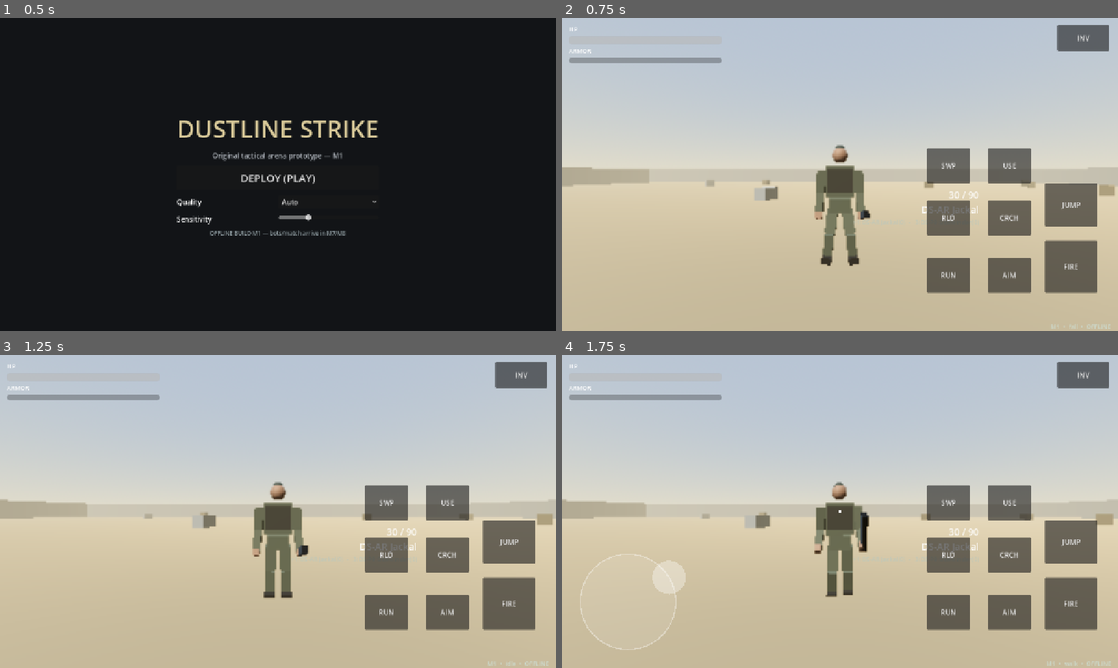
Above: before the commit, frames 1-4 (two rows, left to right).
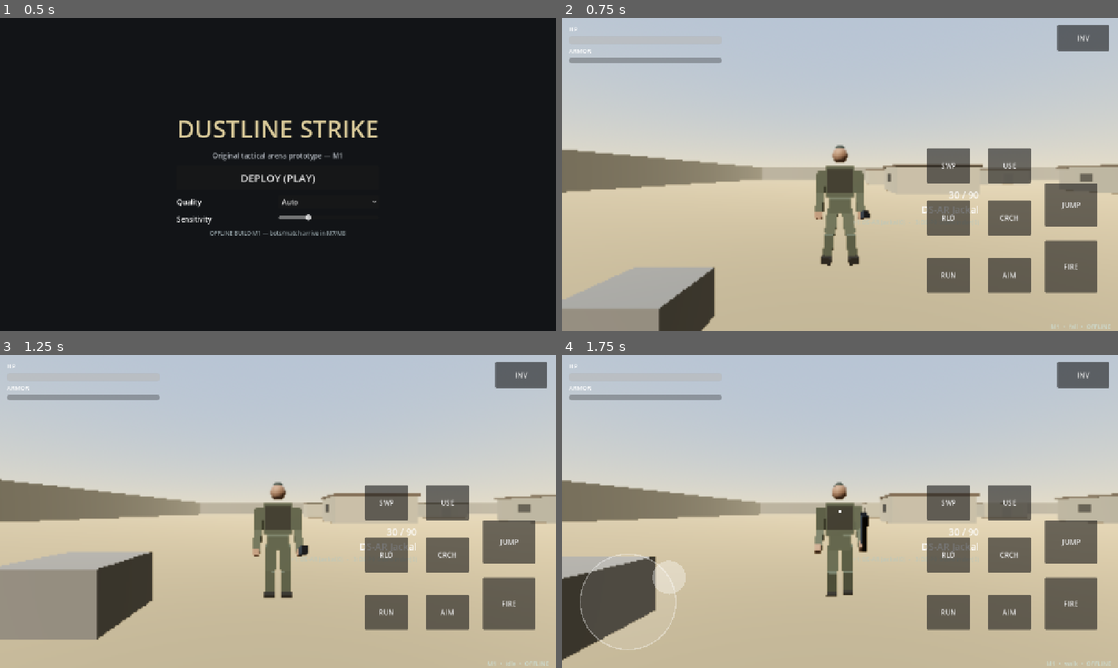
Above: after the commit, the same moments.

Repository: Srizvi786/New-repo
Game: Godot game, scene res://main/Main.tscn
Two runs of this game, one before a commit and one after it. Both use one fixed random seed, a clock stepped at 60 frames per second and the inputs below.
Inputs (mouse positions are in pixels of both pictures, inside the frame that each line leads up to):
- Up to frame 1 (0.5 s): no input
- Up to frame 2 (0.75 s): click "DEPLOY (PLAY)" at 0.5 s
- Up to frame 3 (1.25 s): no input
- Up to frame 4 (1.75 s): tap Enter at 1.25 s; drag from (628, 602) to (895, 442) at 1.27 s

Frame 1 is identical in both runs. In frame 2, 9.4% of the frame differs, in the area x 0-100%, y 41-100%; in frame 3, 12%, in the area x 0-100%, y 39-92%; in frame 4, 8.9%.
Error in both runs: Invalid call. Nonexistent 'int' constructor. (res://src/weapons/WeaponInventory.gd:29)

Commit message:
feat: milestone 6 battle map with districts buildings vegetation and loot spawns

Diff:
--- a/src/core/GameManager.gd
+++ b/src/core/GameManager.gd
@@ -5,7 +5,8 @@
 enum State { BOOT, MENU, LOADING, PLAYING, RESULTS }
 
 var state: int = State.BOOT
-var arena_path: String = "res://src/environment/TestArena.tscn"
+var arena_path: String = "res://src/environment/BattleMap.tscn"
+var skirmish_path: String = "res://src/environment/TestArena.tscn" # dev quick-test scene
 var last_result: Dictionary = {}
 
 signal state_changed(new_state: int)
--- /dev/null
+++ b/src/environment/BattleMap.gd
@@ -0,0 +1,316 @@
+extends Node3D
+## BattleMap — M6 original 400x400m battleground.
+## Districts: town (houses), industrial (warehouses/crates/tanks),
+## compound (walled base), fields + forest. Shared materials, box collision,
+## MultiMesh vegetation, loot/spawn points, bounds for zone (M9).
+
+const SIZE := 400.0
+const HALF := 200.0
+
+var loot_points: Array = []
+var spawn_points: Array = []
+var _mats: Dictionary = {}
+
+func _ready() -> void:
+	_make_mats()
+	_build_sky()
+	_build_ground()
+	_build_roads()
+	_build_town()
+	_build_industrial()
+	_build_compound()
+	_build_vegetation()
+	_build_perimeter()
+	_build_spawns()
+	if has_node("/root/QualityManager"):
+		get_node("/root/QualityManager").call("apply_to_light", $Sun)
+		var qm := get_node("/root/QualityManager")
+		if int(qm.get("current")) == 0 and has_node("Veg/Grass"):
+			$Veg/Grass.visible = false
+
+func get_loot_points() -> Array:
+	return loot_points
+
+func get_spawn_points() -> Array:
+	return spawn_points
+
+func get_spawn_transform() -> Transform3D:
+	if spawn_points.is_empty():
+		return Transform3D(Basis(), Vector3(0, 1.2, 6))
+	var p: Vector3 = spawn_points[randi() % spawn_points.size()]
+	return Transform3D(Basis(), p + Vector3(0, 1.2, 0))
+
+func get_map_bounds() -> Rect2:
+	return Rect2(-HALF, -HALF, SIZE, SIZE)
+
+# ------------------------------------------------------------- materials
+func _make_mats() -> void:
+	_mats["ground"] = _mat(Color(0.55, 0.48, 0.36), 0.95)
+	_mats["road"] = _mat(Color(0.22, 0.22, 0.23), 0.95)
+	_mats["wall"] = _mat(Color(0.62, 0.58, 0.5), 0.9)
+	_mats["wall2"] = _mat(Color(0.5, 0.42, 0.32), 0.9)
+	_mats["roof"] = _mat(Color(0.35, 0.28, 0.22), 0.85)
+	_mats["metal"] = _mat(Color(0.4, 0.45, 0.5), 0.5, 0.6)
+	_mats["crate"] = _mat(Color(0.4, 0.34, 0.22), 0.85)
+	_mats["dark"] = _mat(Color(0.12, 0.13, 0.15), 0.8)
+	_mats["tank"] = _mat(Color(0.55, 0.3, 0.2), 0.6, 0.3)
+	_mats["trunk"] = _mat(Color(0.3, 0.22, 0.15), 0.95)
+	_mats["leaf"] = _mat(Color(0.25, 0.42, 0.22), 0.9)
+	_mats["rock"] = _mat(Color(0.45, 0.43, 0.4), 0.95)
+	_mats["grass"] = _mat(Color(0.45, 0.55, 0.3), 0.9)
+
+func _mat(c: Color, r: float = 0.9, m: float = 0.0) -> StandardMaterial3D:
+	var mm := StandardMaterial3D.new()
+	mm.albedo_color = c
+	mm.roughness = r
+	mm.metallic = m
+	return mm
+
+# ------------------------------------------------------------- helpers
+func _solid(parent: Node3D, pos: Vector3, size: Vector3, mat: Material, rot_y: float = 0.0) -> StaticBody3D:
+	var b := StaticBody3D.new()
+	b.position = pos
+	b.rotation.y = rot_y
+	var mi := MeshInstance3D.new()
+	var bm := BoxMesh.new()
+	bm.size = size
+	bm.material = mat
+	mi.mesh = bm
+	b.add_child(mi)
+	var col := CollisionShape3D.new()
+	var bs := BoxShape3D.new()
+	bs.size = size
+	col.shape = bs
+	b.add_child(col)
+	parent.add_child(b)
+	return b
+
+func _deco_box(parent: Node3D, pos: Vector3, size: Vector3, mat: Material) -> MeshInstance3D:
+	var mi := MeshInstance3D.new()
+	var bm := BoxMesh.new()
+	bm.size = size
+	bm.material = mat
+	mi.mesh = bm
+	mi.position = pos
+	parent.add_child(mi)
+	return mi
+
+# ------------------------------------------------------------- sky/ground
+func _build_sky() -> void:
+	var we := $WorldEnvironment as WorldEnvironment
+	var env := Environment.new()
+	var sky := Sky.new()
+	var mat := ProceduralSkyMaterial.new()
+	mat.sky_top_color = Color(0.35, 0.52, 0.72)
+	mat.sky_horizon_color = Color(0.78, 0.72, 0.6)
+	mat.ground_bottom_color = Color(0.3, 0.26, 0.2)
+	mat.ground_horizon_color = Color(0.65, 0.6, 0.5)
+	mat.sun_angle_max = 12.0
+	sky.sky_material = mat
+	env.background_mode = Environment.BG_SKY
+	env.sky = sky
+	env.ambient_light_source = Environment.AMBIENT_SOURCE_SKY
+	env.ambient_light_energy = 0.7
+	env.tonemap_mode = Environment.TONE_MAPPER_ACES
+	env.tonemap_exposure = 1.05
+	env.fog_enabled = true
+	env.fog_light_color = Color(0.72, 0.68, 0.58)
+	env.fog_density = 0.004
+	env.fog_sky_affect = 0.4
+	we.environment = env
+	var sun := $Sun as DirectionalLight3D
+	sun.rotation_degrees = Vector3(-48, -30, 0)
+	sun.light_energy = 1.15
+	sun.light_color = Color(1.0, 0.95, 0.87)
+	sun.shadow_enabled = true
+
+func _build_ground() -> void:
+	var g := StaticBody3D.new()
+	g.name = "Ground"
+	var mi := MeshInstance3D.new()
+	var pm := PlaneMesh.new()
+	pm.size = Vector2(SIZE, SIZE)
+	pm.material = _mats["ground"]
+	mi.mesh = pm
+	g.add_child(mi)
+	var col := CollisionShape3D.new()
+	var bs := BoxShape3D.new()
+	bs.size = Vector3(SIZE, 1, SIZE)
+	col.shape = bs
+	col.position.y = -0.5
+	g.add_child(col)
+	add_child(g)
+
+func _build_roads() -> void:
+	var r := Node3D.new()
+	r.name = "Roads"
+	add_child(r)
+	_deco_box(r, Vector3(0, 0.02, 0), Vector3(10, 0.05, SIZE), _mats["road"])
+	_deco_box(r, Vector3(0, 0.02, 0), Vector3(SIZE, 0.05, 10), _mats["road"])
+
+func _house(parent: Node3D, x: float, z: float, rot: float) -> void:
+	var h := Node3D.new()
+	h.position = Vector3(x, 0, z)
+	h.rotation.y = rot
+	parent.add_child(h)
+	var w: Material = _mats["wall"]
+	# floor + roof
+	_solid(h, Vector3(0, 0.1, 0), Vector3(10, 0.2, 8), _mats["wall2"])
+	_solid(h, Vector3(0, 3.6, 0), Vector3(10.6, 0.3, 8.6), _mats["roof"])
+	# back + sides
+	_solid(h, Vector3(0, 1.8, -4), Vector3(10, 3.4, 0.4), w)
+	_solid(h, Vector3(-5, 1.8, 0), Vector3(0.4, 3.4, 8), w)
+	_solid(h, Vector3(5, 1.8, 0), Vector3(0.4, 3.4, 8), w)
+	# front with door gap (two segments + lintel)
+	_solid(h, Vector3(-3.2, 1.8, 4), Vector3(3.6, 3.4, 0.4), w)
+	_solid(h, Vector3(3.2, 1.8, 4), Vector3(3.6, 3.4, 0.4), w)
+	_solid(h, Vector3(0, 3.0, 4), Vector3(2.8, 0.8, 0.4), w)
+	# window trims (detail, no collision)
+	_deco_box(h, Vector3(-5.25, 2.0, 0), Vector3(0.1, 1.0, 1.6), _mats["dark"])
+	_deco_box(h, Vector3(5.25, 2.0, 0), Vector3(0.1, 1.0, 1.6), _mats["dark"])
+	loot_points.append(h.position + Vector3(0, 0, 5.5))
+	loot_points.append(h.position + Vector3(2.5, 0, -2.0))
+
+func _build_town() -> void:
+	var t := Node3D.new()
+	t.name = "Town"
+	add_child(t)
+	var n := 0
+	for gx in range(-1, 2):
+		for gz in range(-1, 1):
+			_house(t, -120.0 + float(gx) * 28.0, -120.0 + float(gz) * 26.0, 0.0 if n % 2 == 0 else 3.14159)
+			n += 1
+
+func _warehouse(parent: Node3D, x: float, z: float) -> void:
+	var h := Node3D.new()
+	h.position = Vector3(x, 0, z)
+	parent.add_child(h)
+	_solid(h, Vector3(0, 0.1, 0), Vector3(24, 0.2, 16), _mats["wall2"])
+	_solid(h, Vector3(0, 3.0, -8), Vector3(24, 6, 0.5), _mats["metal"])
+	_solid(h, Vector3(0, 3.0, 8), Vector3(24, 6, 0.5), _mats["metal"])
+	_solid(h, Vector3(-12, 3.0, 0), Vector3(0.5, 6, 16), _mats["metal"])
+	_solid(h, Vector3(12, 3.0, 0), Vector3(0.5, 6, 16), _mats["metal"])
+	_solid(h, Vector3(0, 6.4, 0), Vector3(25, 0.4, 17), _mats["roof"])
+	loot_points.append(h.position + Vector3(-6, 0, 0))
+	loot_points.append(h.position + Vector3(6, 0, 0))
+	loot_points.append(h.position + Vector3(0, 0, 10))
+
+func _build_industrial() -> void:
+	var t := Node3D.new()
+	t.name = "Industrial"
+	add_child(t)
+	_warehouse(t, 110, -110)
+	_warehouse(t, 150, -80)
+	# fuel tanks
+	for i in range(3):
+		var tank := StaticBody3D.new()
+		tank.position = Vector3(90.0 + float(i) * 12.0, 2.5, -140)
+		var mi := MeshInstance3D.new()
+		var cm := CylinderMesh.new()
+		cm.top_radius = 3.0
+		cm.bottom_radius = 3.0
+		cm.height = 5.0
+		cm.material = _mats["tank"]
+		mi.mesh = cm
+		tank.add_child(mi)
+		var col := CollisionShape3D.new()
+		var cs := CylinderShape3D.new()
+		cs.radius = 3.0
+		cs.height = 5.0
+		col.shape = cs
+		tank.add_child(col)
+		t.add_child(tank)
+	# crate rows
+	var rng := RandomNumberGenerator.new()
+	rng.seed = 4242
+	for i in range(16):
+		var p := Vector3(rng.randf_range(80, 170), 0.6, rng.randf_range(-140, -60))
+		_solid(t, p, Vector3(2.4, 1.2, 1.2), _mats["crate"], rng.randf() * 3.14)
+		if i % 2 == 0:
+			loot_points.append(p + Vector3(2.0, 0, 0))
+
+func _build_compound() -> void:
+	var t := Node3D.new()
+	t.name = "Compound"
+	add_child(t)
+	var cx := 0.0
+	var cz := 90.0
+	var s := 34.0
+	_solid(t, Vector3(cx, 2, cz - s), Vector3(s * 2 + 2, 4, 1), _mats["wall2"])
+	_solid(t, Vector3(cx, 2, cz + s), Vector3(s * 2 + 2, 4, 1), _mats["wall2"])
+	_solid(t, Vector3(cx - s, 2, cz), Vector3(1, 4, s * 2), _mats["wall2"])
+	_solid(t, Vector3(cx + s, 2, cz), Vector3(1, 4, s * 2), _mats["wall2"])
+	# inner blocks + watch tower
+	_solid(t, Vector3(cx - 10, 1.5, cz), Vector3(10, 3, 8), _mats["wall"])
+	_solid(t, Vector3(cx + 12, 1.5, cz + 8), Vector3(8, 3, 10), _mats["wall"])
+	_solid(t, Vector3(cx, 4, cz - 12), Vector3(6, 8, 6), _mats["metal"])
+	_solid(t, Vector3(cx, 8.2, cz - 12), Vector3(8, 0.4, 8), _mats["roof"])
+	for off in [Vector3(-10, 0, 6), Vector3(12, 0, -4), Vector3(0, 0, 12), Vector3(-16, 0, -10)]:
+		loot_points.append(Vector3(cx, 0, cz) + off)
+
+func _multimesh_box(parent: Node3D, nm: String, mesh: Mesh, count: int, positions: Array) -> MultiMeshInstance3D:
+	var mm := MultiMesh.new()
+	mm.transform_format = MultiMesh.TRANSFORM_3D
+	mm.mesh = mesh
+	mm.instance_count = count
+	for i in range(mini(count, positions.size())):
+		mm.set_instance_transform(i, Transform3D(Basis(), positions[i]))
+	var mmi := MultiMeshInstance3D.new()
+	mmi.name = nm
+	mmi.multimesh = mm
+	parent.add_child(mmi)
+	return mmi
+
+func _build_vegetation() -> void:
+	var v := Node3D.new()
+	v.name = "Veg"
+	add_child(v)
+	var rng := RandomNumberGenerator.new()
+	rng.seed = 9001
+	var trunks: Array = []
+	var canopies: Array = []
+	for i in range(150):
+		# forest in south-west quadrant + scattered
+		var x := rng.randf_range(-HALF + 8, -20.0)
+		var z := rng.randf_range(20.0, HALF - 8)
+		if absf(x) < 9.0 or absf(z) < 9.0:
+			continue # keep roads clear
+		var sc: float = rng.randf_range(0.8, 1.4)
+		trunks.append(Vector3(x, 1.5 * sc, z))
+		canopies.append(Vector3(x, 4.2 * sc, z))
+	var trunk_mesh := BoxMesh.new()
+	trunk_mesh.size = Vector3(0.5, 3.0, 0.5)
+	trunk_mesh.material = _mats["trunk"]
+	_multimesh_box(v, "Trunks", trunk_mesh, trunks.size(), trunks)
+	var can_mesh := BoxMesh.new()
+	can_mesh.size = Vector3(2.6, 2.2, 2.6)
+	can_mesh.material = _mats["leaf"]
+	_multimesh_box(v, "Canopies", can_mesh, canopies.size(), canopies)
+	var rocks: Array = []
+	for i in range(80):
+		rocks.append(Vector3(rng.randf_range(-HALF + 5, HALF - 5), 0.4, rng.randf_range(-HALF + 5, HALF - 5)))
+	var rock_mesh := BoxMesh.new()
+	rock_mesh.size = Vector3(1.4, 0.9, 1.2)
+	rock_mesh.material = _mats["rock"]
+	_multimesh_box(v, "Rocks", rock_mesh, rocks.size(), rocks)
+	var grass: Array = []
+	for i in range(400):
+		grass.append(Vector3(rng.randf_range(-HALF + 5, HALF - 5), 0.15, rng.randf_range(-HALF + 5, HALF - 5)))
+	var grass_mesh := BoxMesh.new()
+	grass_mesh.size = Vector3(0.5, 0.3, 0.5)
+	grass_mesh.material = _mats["grass"]
+	_multimesh_box(v, "Grass", grass_mesh, grass.size(), grass)
+
+func _build_perimeter() -> void:
+	var p := Node3D.new()
+	p.name = "Perimeter"
+	add_child(p)
+	_solid(p, Vector3(0, 3, -HALF), Vector3(SIZE + 20, 6, 2), _mats["rock"])
+	_solid(p, Vector3(0, 3, HALF), Vector3(SIZE + 20, 6, 2), _mats["rock"])
+	_solid(p, Vector3(-HALF, 3, 0), Vector3(2, 6, SIZE + 20), _mats["rock"])
+	_solid(p, Vector3(HALF, 3, 0), Vector3(2, 6, SIZE + 20), _mats["rock"])
+
+func _build_spawns() -> void:
+	for i in range(12):
+		var a: float = TAU * float(i) / 12.0
+		spawn_points.append(Vector3(cos(a) * (HALF - 15.0), 0, sin(a) * (HALF - 15.0)))
--- /dev/null
+++ b/src/environment/BattleMap.tscn
@@ -0,0 +1,15 @@
+[gd_scene load_steps=2 format=3]
+
+[ext_resource type="Script" path="res://src/environment/BattleMap.gd" id="1_b"]
+
+[node name="BattleMap" type="Node3D"]
+script=ExtResource("1_b")
+
+[node name="WorldEnvironment" type="WorldEnvironment" parent="."]
+
+[node name="Sun" type="DirectionalLight3D" parent="."]
+transform=Transform3D(0.866025, -0.353553, 0.353553, 0, 0.707107, 0.707107, -0.5, -0.612372, 0.612372, 0, 18, 0)
+shadow_enabled=true
+
+[node name="SpawnPoint" type="Marker3D" parent="."]
+transform=Transform3D(1, 0, 0, 0, 1, 0, 0, 0, 1, 0, 1.2, 6)
Not shown, changed: scripts/validate_project.py
Not shown, changed: tests/test_project_structure.py
